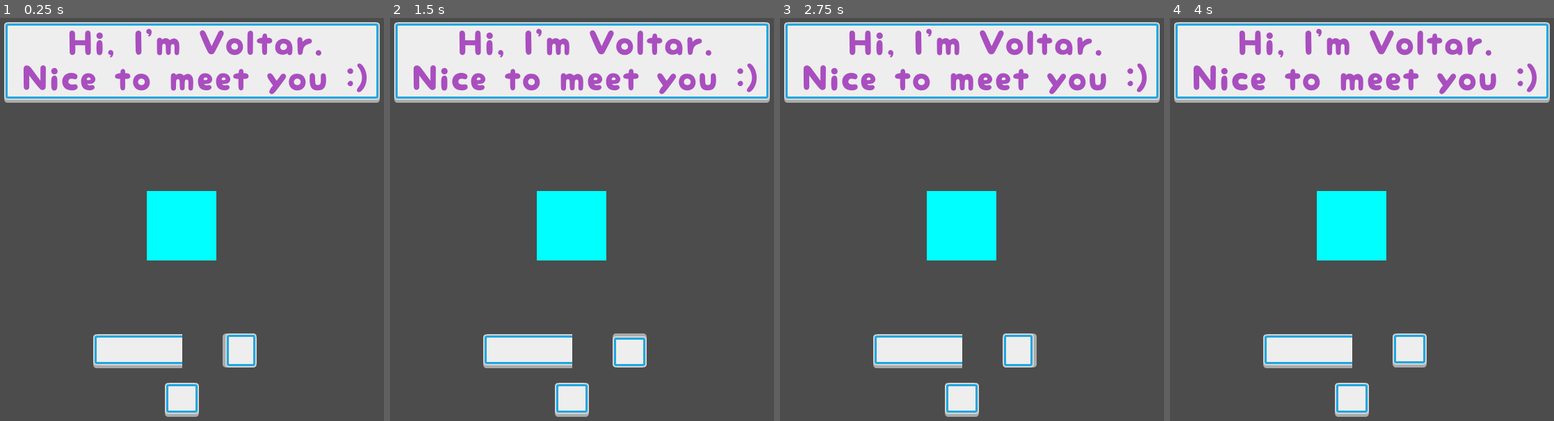
Above: before the commit, frames 1-4 (left to right).
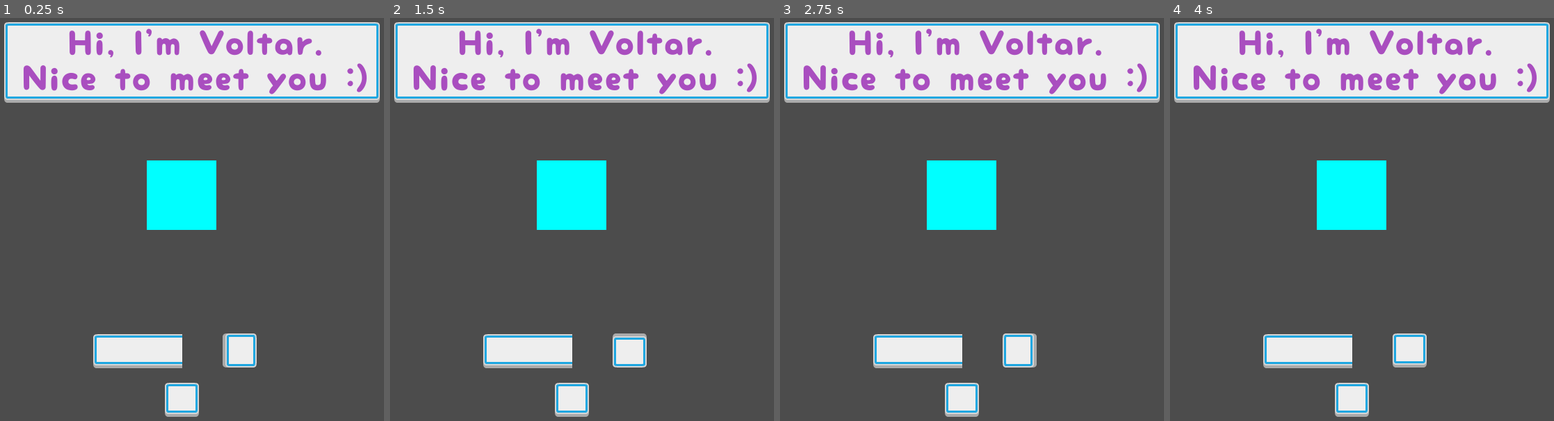
Above: after the commit, the same moments.

Repository: pixelpicosean/voltar
Game: Godot game, scene res://scene/demo.tscn
Same seed, same stepped clock (60 frames per second), same inputs: the game is played once before the commit and once after it. The project has no main scene, so this scene is started directly.
Inputs (mouse positions are in pixels of both pictures, inside the frame that each line leads up to):
- Up to frame 1 (0.25 s): no input
- Up to frame 2 (1.5 s): click (570, 400) at 0.5 s; click (570, 400) at 1.25 s
- Up to frame 3 (2.75 s): click (960, 400) at 2 s
- Up to frame 4 (4 s): no input

The runs differ from the first frame. In frame 1, 2.7% of the frame differs, in the area x 38-57%, y 35-61%; in frame 2, 2.7%; in frame 3, 2.7%; in frame 4, 2.7%.

Commit message:
Update test demo

Diff:
--- a/assets/resources.json
+++ b/assets/resources.json
@@ -21,7 +21,7 @@
                 "tracks": [
                     {
                         "type": "value",
-                        "path": "sprite:rotation",
+                        "path": "sprite:rotation_degrees",
                         "interp": 1,
                         "loop_wrap": true,
                         "enabled": true,
@@ -37,7 +37,7 @@
                             "update": 0,
                             "values": [
                                 0,
-                                6.283185307179586
+                                360
                             ]
                         }
                     }
@@ -95,15 +95,16 @@
                 "name": "CenterContainer",
                 "parent": ".",
                 "anchor_bottom": 1,
-                "anchor_right": 1
+                "anchor_right": 1,
+                "margin_bottom": -87
             },
             {
                 "type": "ColorRect",
                 "name": "color_rect",
                 "parent": "CenterContainer",
-                "margin_bottom": 350,
+                "margin_bottom": 306,
                 "margin_left": 350,
-                "margin_top": 250,
+                "margin_top": 206,
                 "margin_right": 450,
                 "rect_min_size": {
                     "x": 100,
--- a/assets/scene/demo.tscn
+++ b/assets/scene/demo.tscn
@@ -49,12 +49,13 @@
 [node name="CenterContainer" type="CenterContainer" parent="."]
 anchor_right = 1.0
 anchor_bottom = 1.0
+margin_bottom = -87.0
 
 [node name="color_rect" type="ColorRect" parent="CenterContainer"]
 margin_left = 350.0
-margin_top = 250.0
+margin_top = 206.0
 margin_right = 450.0
-margin_bottom = 350.0
+margin_bottom = 306.0
 rect_min_size = Vector2( 100, 100 )
 color = Color( 0, 1, 1, 1 )
 
@@ -87,4 +88,5 @@
 texture = ExtResource( 1 )
 
 [node name="collision_shape_2d" type="CollisionShape2D" parent="."]
+position = Vector2( 397.592, 162.994 )
 shape = ExtResource( 3 )
Not shown, changed: src/game/demo/demo.js
